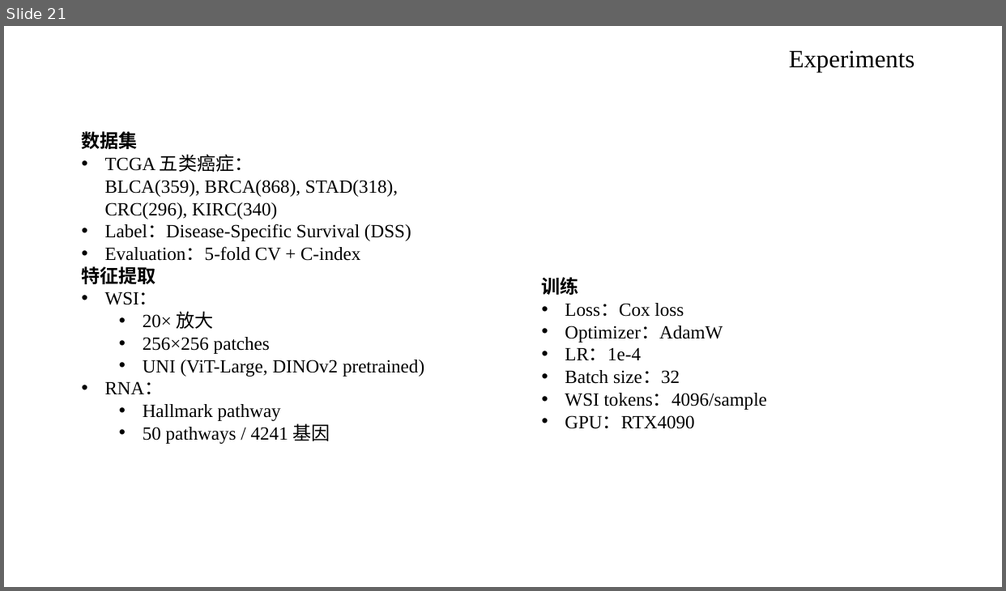
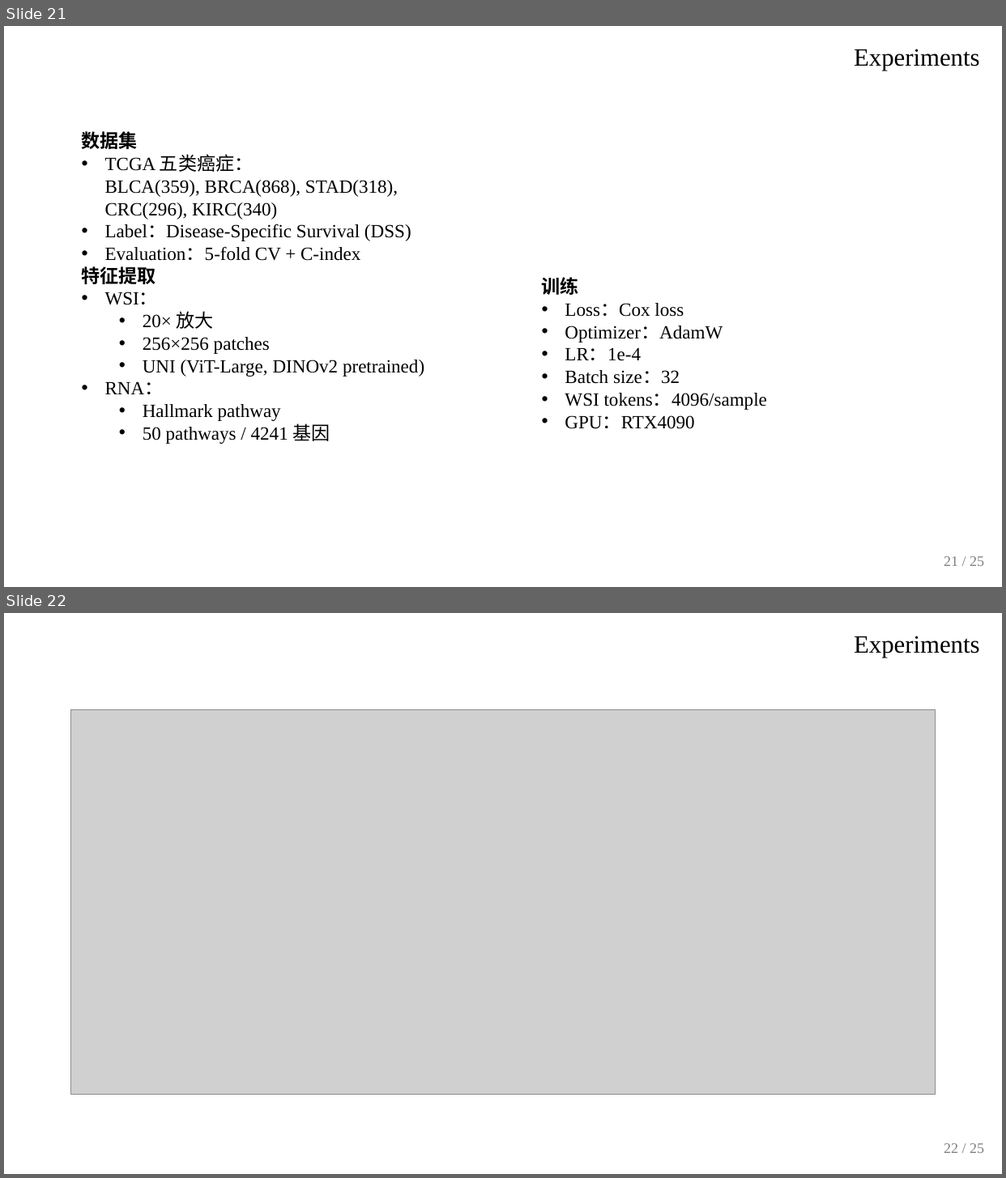
Before and after one commit to Skywalkerjieee/paper-sharing-ppt, a slide deck: assets/paper-sharing-style-reference.pptx. Shown one above the other, each under a label of ours: slide 21 before the commit, slides 21 and 22 after it. The pictures are 1006x591 and 1006x1178 pixels, drawn with LibreOffice and Linux fonts; fonts in the diff are those of the drawing; grey boxes stand for pictures. Boxes give left, top, right and bottom in pixels: in the first picture for what was removed or moved away, otherwise in the second. Text is boxed around its words. In the diff, an @@ line names an element or a change of style, - is before the commit and + after.

```diff
--- a/assets/paper-sharing-style-reference.pptx
+++ b/assets/paper-sharing-style-reference.pptx
@@ slide 22 added at [4,613,1002,1174], background #FFFFFF @@
@@ text added at [854,636,980,658], 24 pt, text #000000 @@
+Experiments
@@ picture added at [70,709,936,1094] @@
@@ text added at [944,1144,984,1153], 14 pt, text #7F7F7F @@
+22 / 25
@@ slide 21 changed as well @@
@@ text "Experiments": place and size @@
-text "Experiments" at [789,50,915,72]
+text "Experiments" at [854,49,980,71]
@@ text "Experiments" at [854,49,980,71]: alignment left to right @@
@@ text added at [944,557,984,566], 14 pt, text #7F7F7F @@
+21 / 25
```
Also in this commit, not shown: 21 other slides changed, 2 other slides added, 3 slides removed, 9 other files.
